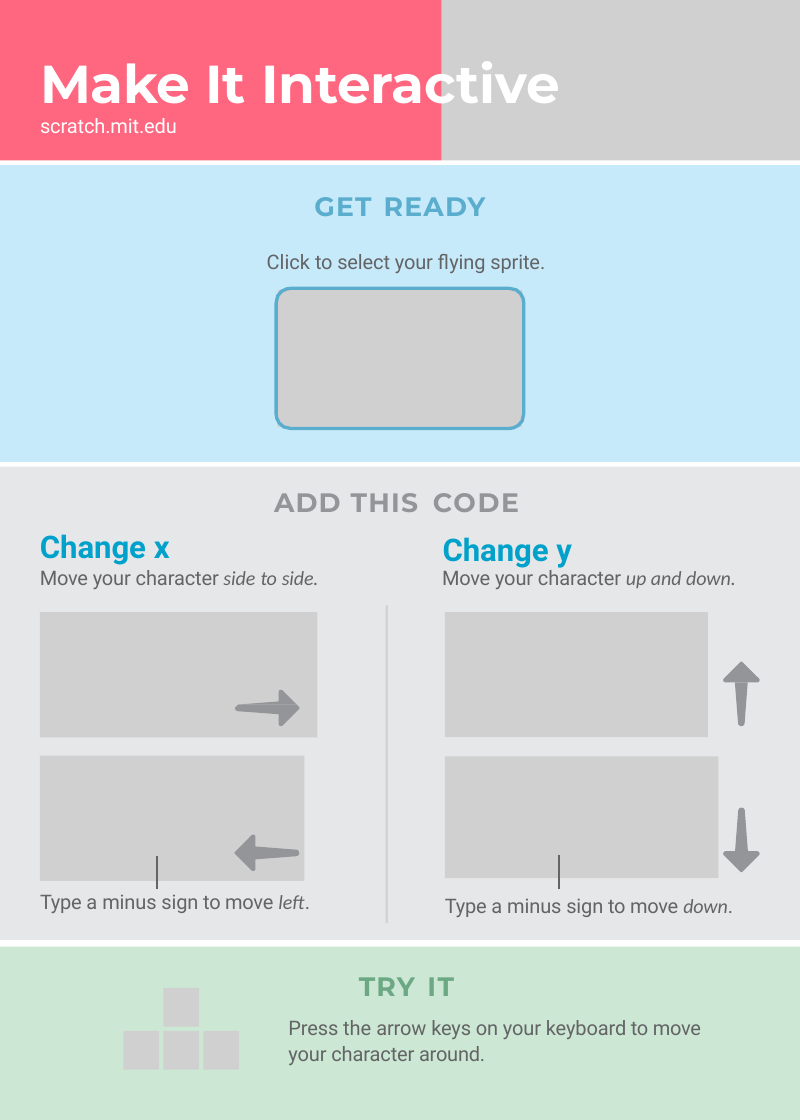
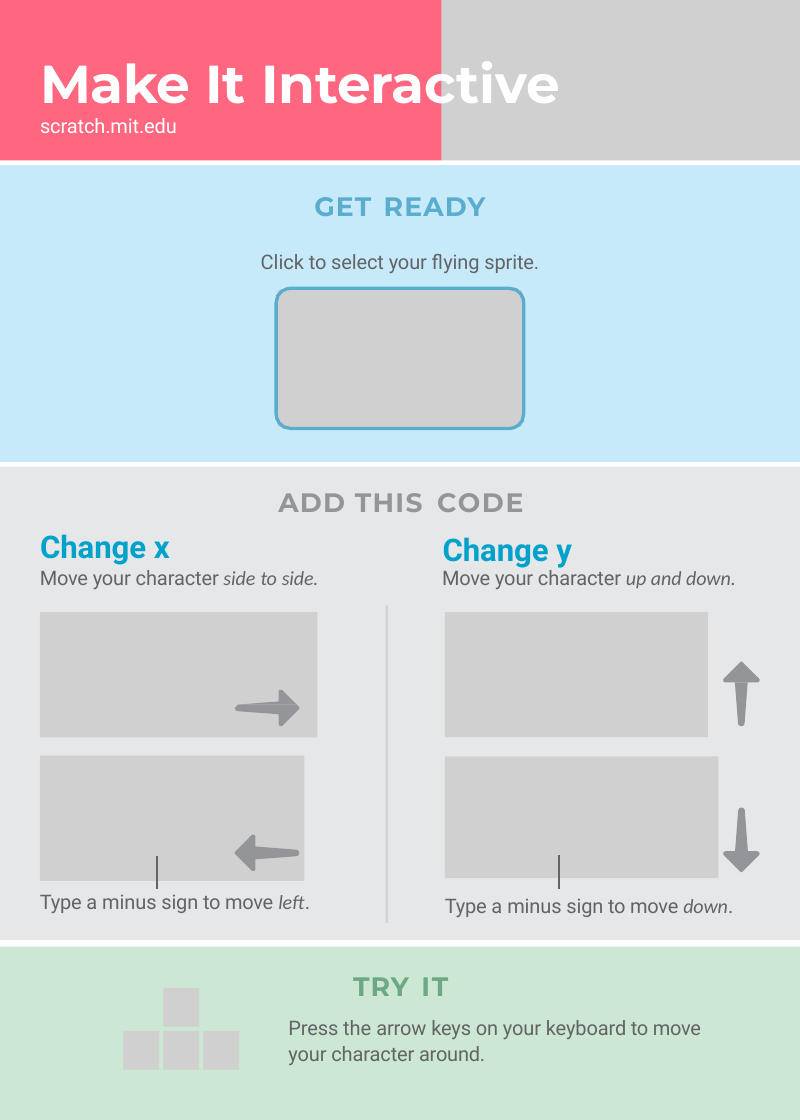
Before and after one commit to hansdejongehv/Scratch-Cards-Temp, a slide deck: slide 10 of English Scratch Cards easier to translate/fly-cards.pptx. Drawn at 800x1120 pixels with LibreOffice and Linux fonts; fonts in the diff are those of the drawing; grey boxes stand for pictures. Boxes give left, top, right and bottom in pixels: in the first picture for what was removed or moved away, otherwise in the second. Text is boxed around its words. In the diff, an @@ line names an element or a change of style, - is before the commit and + after.

```diff
--- a/English Scratch Cards easier to translate/fly-cards.pptx
+++ b/English Scratch Cards easier to translate/fly-cards.pptx
@@ text "Click to select your flying ...": place and size @@
-text "Click to select your flying ..." at box(267, 254, 545, 273)
+text "Click to select your flying ..." at box(261, 254, 539, 273)
@@ text "ADD THIS CODE" at box(278, 493, 523, 512): alignment left to centre @@
@@ text "TRY IT": place and size @@
-text "TRY IT" at box(359, 977, 454, 996)
+text "TRY IT" at box(353, 977, 448, 996)
```
Also in this commit, not shown: 15 other slides changed, 1 other file.
